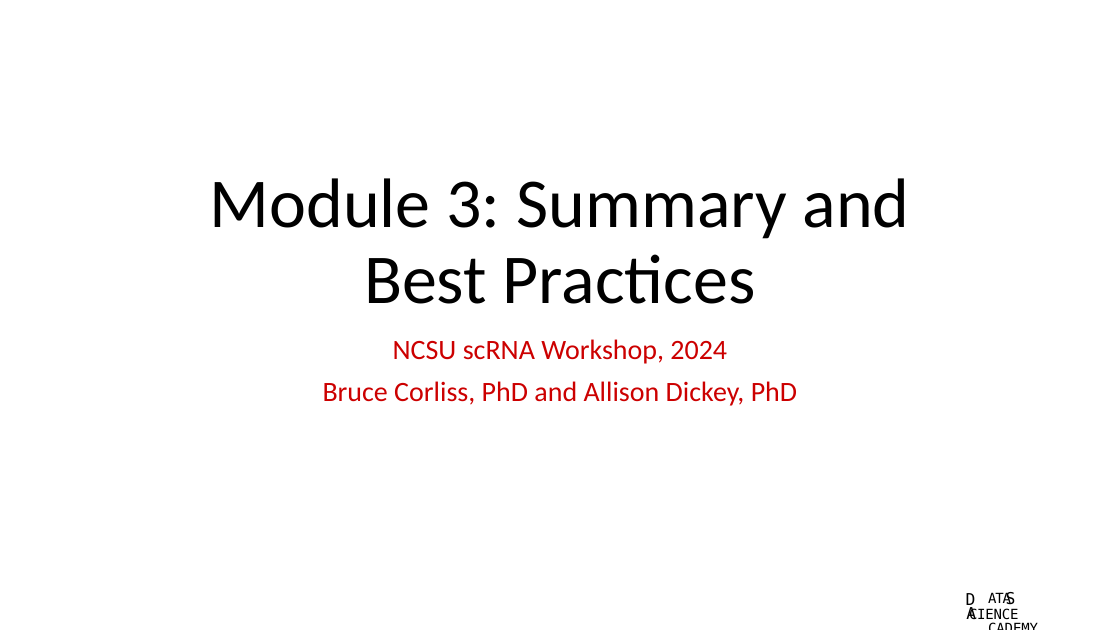
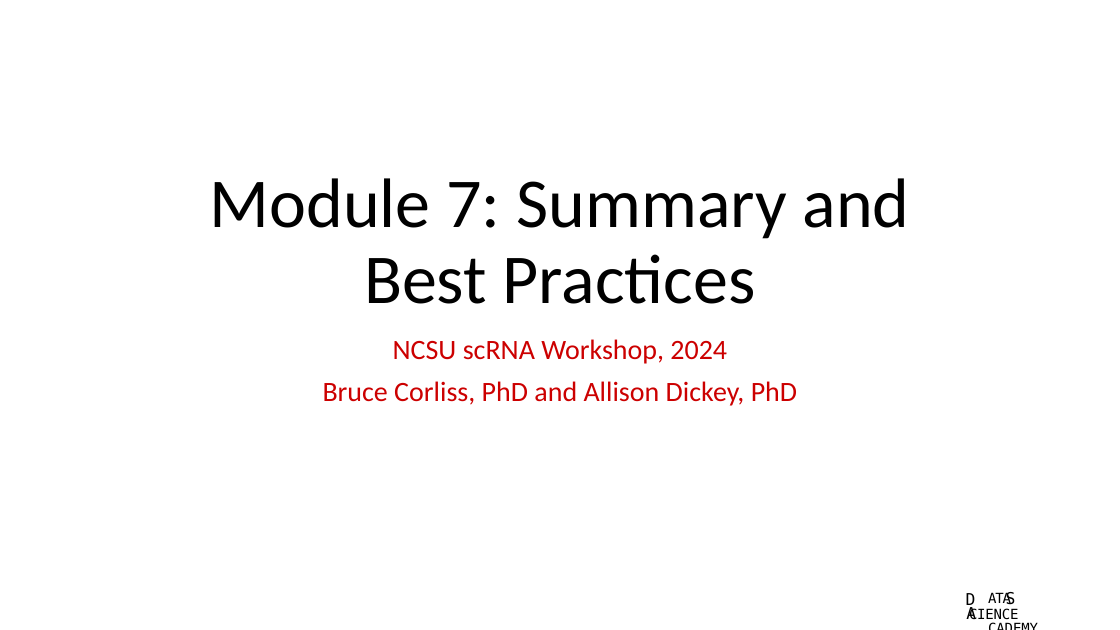
Before and after one commit to bacorli2/scrna_workshop, a slide deck: slide 1 of M7_Summary/M7_Best_Practices.pptx. Drawn at 1120x630 pixels with LibreOffice and Linux fonts; fonts in the diff are those of the drawing; background and template pictures are left out. Boxes give left, top, right and bottom in pixels: in the first picture for what was removed or moved away, otherwise in the second. Text is boxed around its words. In the diff, an @@ line names an element or a change of style, - is before the commit and + after.

```diff
--- a/M7_Summary/M7_Best_Practices.pptx
+++ b/M7_Summary/M7_Best_Practices.pptx
@@ title at (210,178,910,304): text changed @@
-Module 3: Summary and Best Practices
+Module 7: Summary and Best Practices
```
Also in this commit, not shown: 1 slide added, 4 other files.
